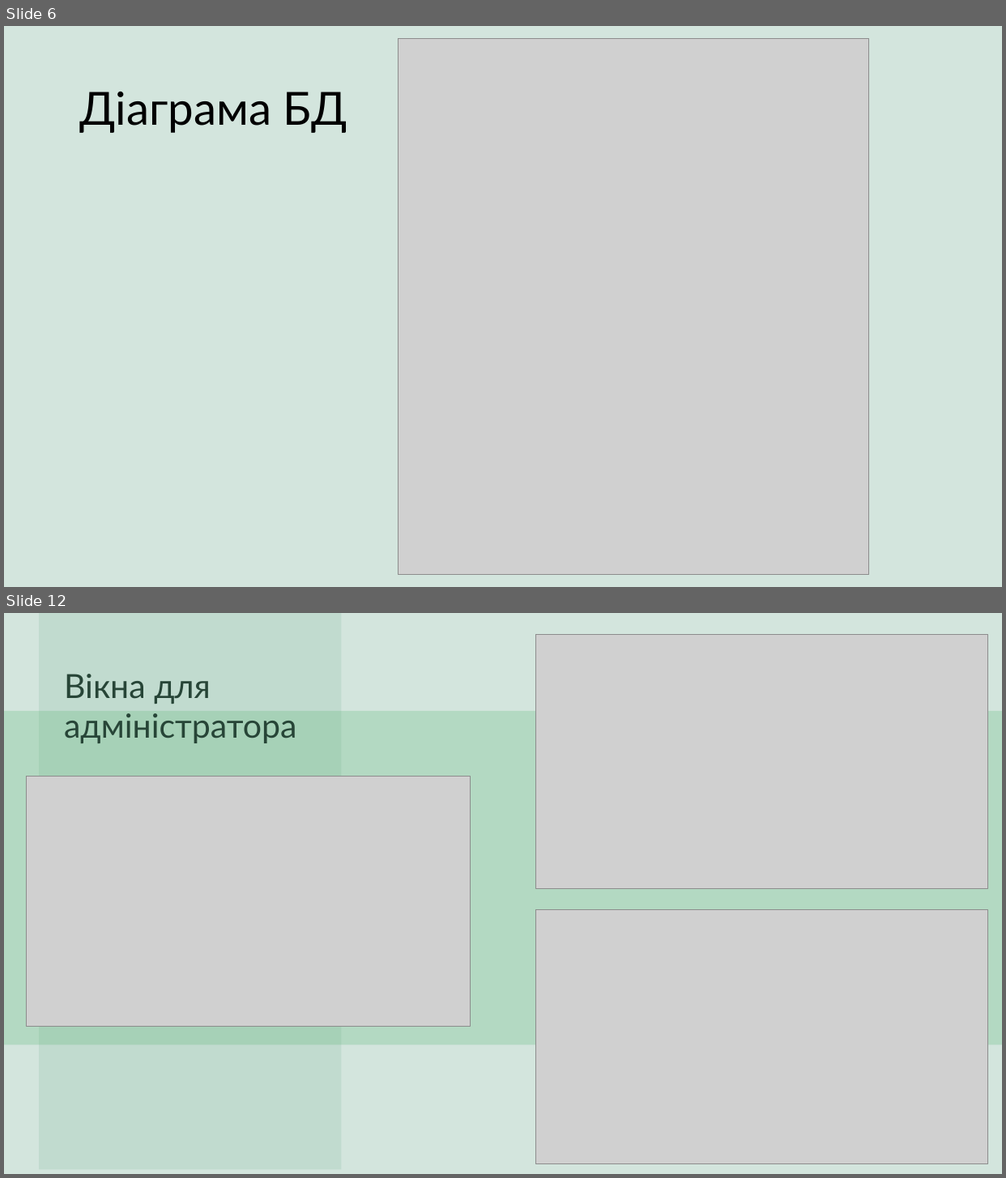
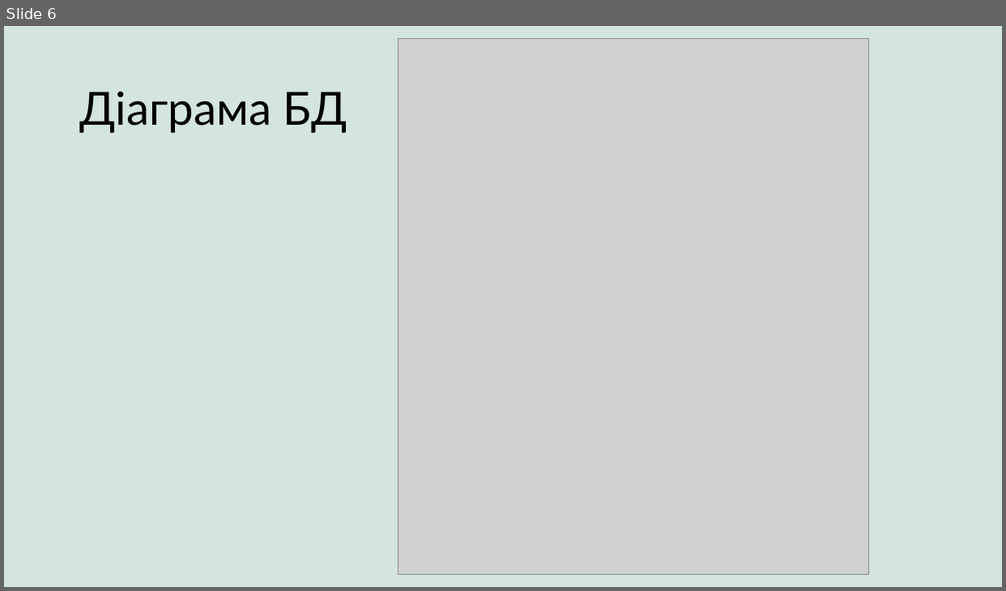
Before and after one commit to OleksandrKoneschuk/Car-Rent, a slide deck: курсова робота.Конещук.pptx. Shown one above the other, each under a label of ours: slides 6 and 12 before the commit, slide 6 after it; the slides between them are not shown. The pictures are 1006x1178 and 1006x591 pixels, drawn with LibreOffice and Linux fonts; fonts in the diff are those of the drawing; grey boxes stand for pictures. Boxes give left, top, right and bottom in pixels: in the first picture for what was removed or moved away, otherwise in the second. Text is boxed around its words. In the diff, an @@ line names an element or a change of style, - is before the commit and + after.

```diff
--- a/курсова робота.Конещук.pptx
+++ b/курсова робота.Конещук.pptx
@@ slide 12 removed at (x1=4, y1=613, x2=1002, y2=1174), background #D3E5DD @@
@@ rectangle removed at (x1=39, y1=613, x2=342, y2=1170) @@
@@ picture removed at (x1=535, y1=635, x2=987, y2=889) @@
@@ text removed at (x1=64, y1=674, x2=296, y2=743) @@
-Вікна для адміністратора
@@ rectangle removed at (x1=4, y1=711, x2=1002, y2=1045) @@
@@ picture removed at (x1=27, y1=776, x2=471, y2=1026) @@
@@ picture removed at (x1=535, y1=909, x2=987, y2=1164) @@
```
Also in this commit, not shown: 2 slides added, 7 other slides removed, 7 other files.
